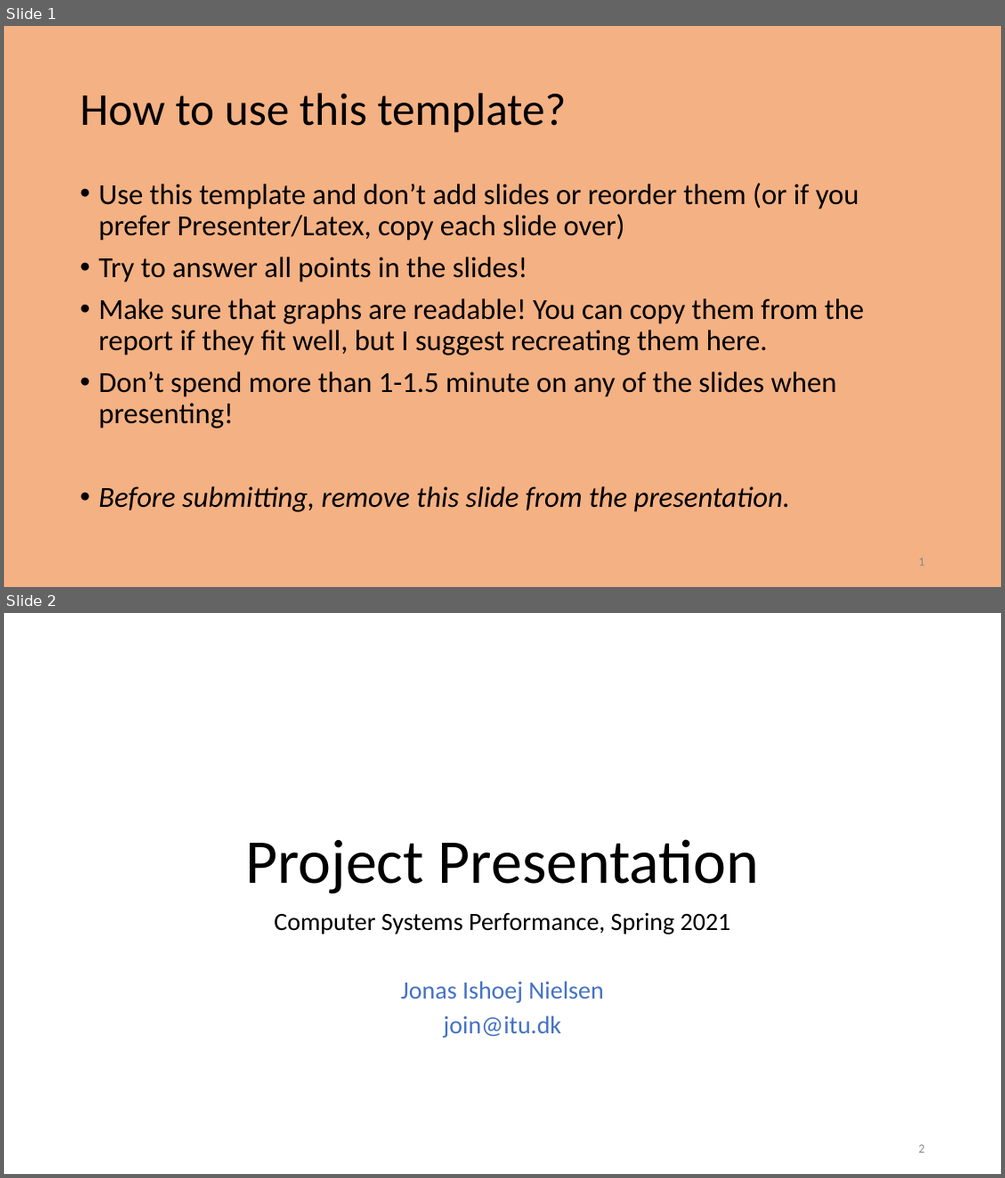
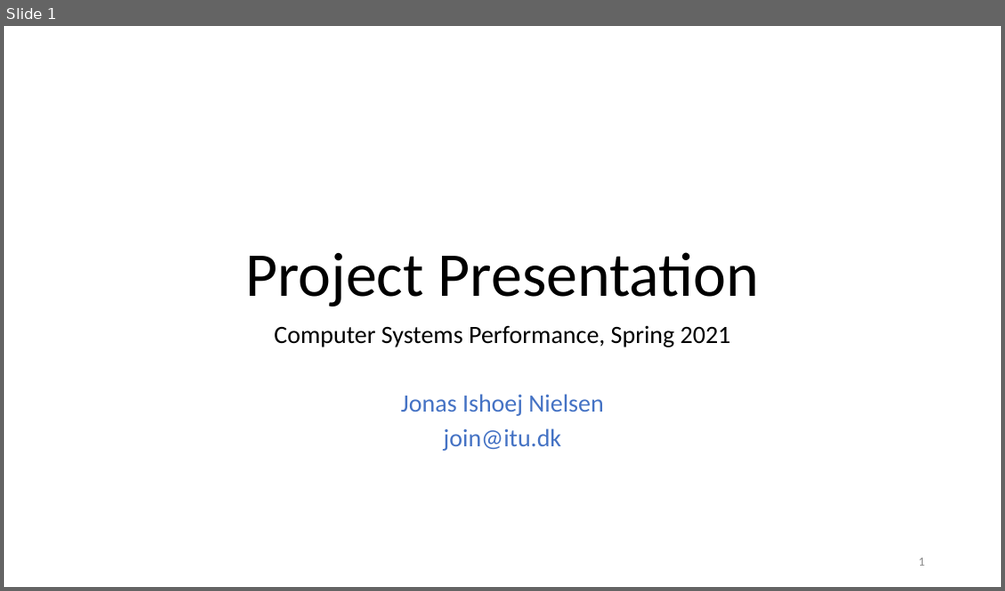
Before and after one commit to jonasIshoejNielsen/semester2_computerSystemPerformance, a slide deck: Deliverables/outline-presentation.pptx. Shown one above the other, each under a label of ours: slides 1 and 2 before the commit, slide 1 after it. The pictures are 1005x1178 and 1005x591 pixels, drawn with LibreOffice and Linux fonts; fonts in the diff are those of the drawing. Boxes give left, top, right and bottom in pixels: in the first picture for what was removed or moved away, otherwise in the second. Text is boxed around its words. In the diff, an @@ line names an element or a change of style, - is before the commit and + after.

```diff
--- a/Deliverables/outline-presentation.pptx
+++ b/Deliverables/outline-presentation.pptx
@@ slide 1 removed at bbox=[4, 26, 1001, 587], background #F4B183 @@
@@ title removed at bbox=[80, 93, 566, 133] @@
-How to use this template?
@@ text removed at bbox=[98, 183, 864, 512] @@
-• Use this template and don’t add slides or reorder them (or if you prefer Presenter/Latex, copy each slide over)
-• Try to answer all points in the slides!
-• Make sure that graphs are readable! You can copy them from the report if they fit well, but I suggest recreating them here.
-• Don’t spend more than 1-1.5 minute on any of the slides when presenting!
-• Before submitting, remove this slide from the presentation.
@@ page number removed at bbox=[918, 557, 924, 565] @@
-1
@@ what was slide 2 is now slide 1 @@
@@ page number at bbox=[918, 557, 924, 565]: text changed @@
-2
+1
```
Also in this commit, not shown: 4 slides changed, 1 other file.
